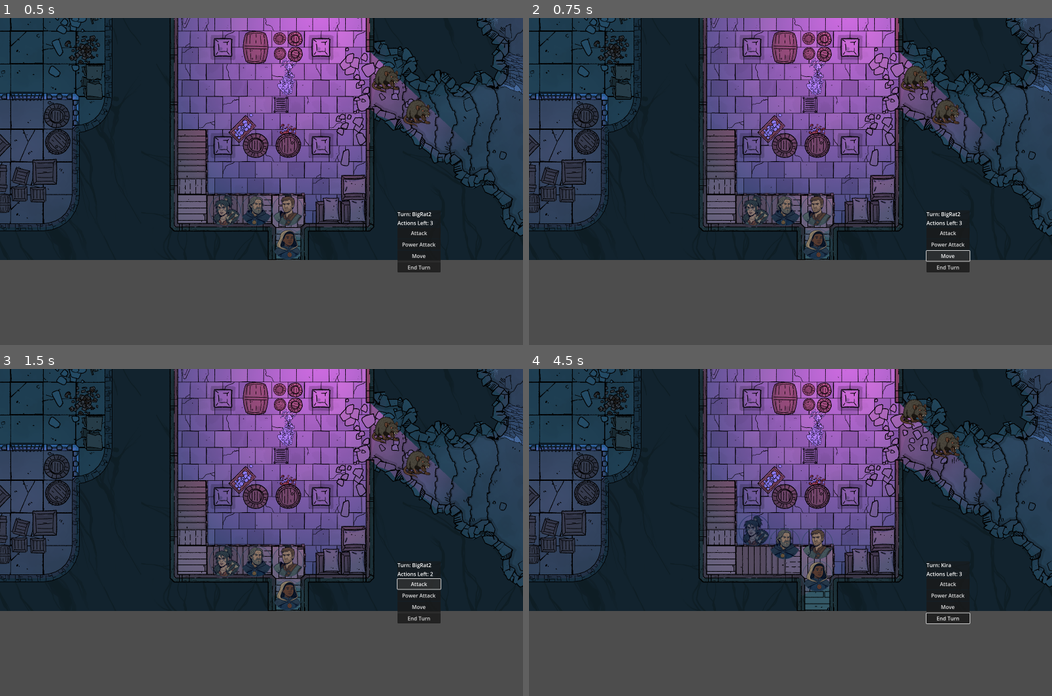
Above: before the commit, frames 1-4 (two rows, left to right).
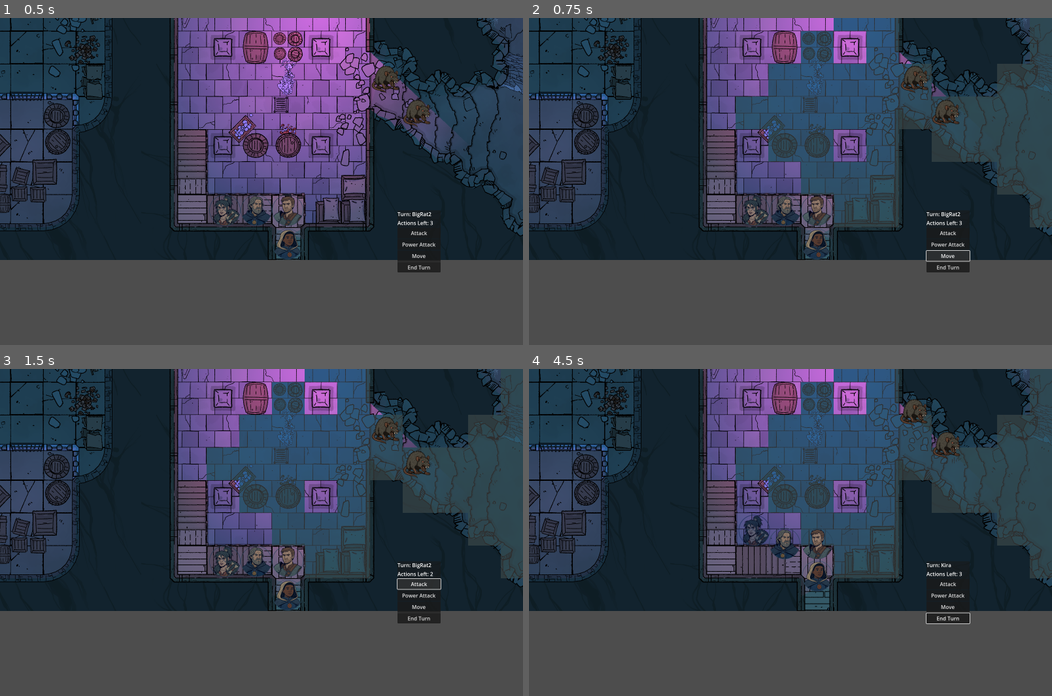
Above: after the commit, the same moments.

Repository: hitkon/Pf2e
Game: Godot game, scene res://scenes/map.tscn
The game is run twice, just before and just after one commit, with the same random seed, the same clock (stepped at 60 frames per second) and the same inputs.
Inputs (mouse positions are in pixels of both pictures, inside the frame that each line leads up to):
- Up to frame 1 (0.5 s): no input
- Up to frame 2 (0.75 s): click "Move" at 0.5 s
- Up to frame 3 (1.5 s): click "Attack" at 1.25 s
- Up to frame 4 (4.5 s): click "Power Attack" at 2 s; click "End Turn" at 2.75 s; tap Enter at 3.5 s; move the mouse to (753, 561) at 3.52 s; press the mouse at (753, 561) at 3.53 s; hold W (up) 3.53-4.28 s; move the mouse to (816, 548) at 4.27 s; release the mouse at (816, 548) at 4.28 s; hold S (down) from 4.28 s (still down); click (816, 548) at 4.35 s

Frame 1 is identical in both runs. In frame 2, 14% of the frame differs, in the area x 39-100%, y 0-64%; in frame 3, 14%; in frame 4, 14%.

Commit message:
Add possible for move highlighting

Diff:
--- a/tgk_pathfinder2e/scenes/map.tscn
+++ b/tgk_pathfinder2e/scenes/map.tscn
@@ -1554,16 +1554,12 @@
 [node name="Main" type="Node2D"]
 script = ExtResource("1_0cso3")
 
-[node name="TileMap" type="TileMapLayer" parent="."]
+[node name="TileMapLayer" type="TileMapLayer" parent="."]
 use_parent_material = true
 tile_map_data = PackedByteArray("AAAAAAAAAAAAAAAAAAAAAAEAAAAAAAEAAAAAAAIAAAAAAAIAAAAAAAMAAAAAAAMAAAAAAAQAAAAAAAQAAAAAAA …(11440 unchanged characters)…
 tile_set = SubResource("TileSet_p5pve")
 script = ExtResource("2_0cso3")
 
-[node name="TileMapO" type="TileMap" parent="."]
-tile_set = SubResource("TileSet_p5pve")
-format = 2
-
 [node name="PlayerCharacters" type="Node2D" parent="."]
 position = Vector2(-760, 1880)
 
@@ -1619,7 +1615,6 @@
 [node name="CharacterData" parent="EnemyCharacters/Big Rat1" index="1"]
 characterName = "BigRat1"
 level = -1
-speed = 6
 
 [node name="Big Rat2" parent="EnemyCharacters" instance=ExtResource("5_2lpho")]
 position = Vector2(1648, 2552)
@@ -1629,6 +1624,7 @@
 
 [node name="CharacterData" parent="EnemyCharacters/Big Rat2" index="1"]
 characterName = "BigRat2"
+speed = 6
 
 [node name="TurnHUD" parent="." instance=ExtResource("10_blm8a")]
 offset_left = 1584.0
--- a/tgk_pathfinder2e/scripts/Character/character_node.gd
+++ b/tgk_pathfinder2e/scripts/Character/character_node.gd
@@ -1,6 +1,7 @@
 extends Node2D
 
-@onready var tile_map: TileMapLayer = $"../../TileMap"
+#@onready var tile_map: TileMap = $"../../TileMap"
+@onready var tile_map: TileMapLayer = $"../../TileMapLayer"
 @onready var sprite_2d: Sprite2D = $Sprite2D
 @onready var main: Node2D = $"../.."
 
@@ -14,16 +15,21 @@
 	if ActionTrackerInstance.use_action(1):
 		print("Attack result:", result)
 
-func highlight_tiles(tiles: Array, color: Color = Color(0, 0.6, 1, 0.5)):
-	print(tiles)
-	for cell in tiles:
-		tile_map.modulated_cells[cell] = color
-
-	tile_map.queue_redraw()  # IMPORTANT to trigger visual update
 
 func clear_highlights():
 	tile_map.modulated_cells.clear()
-	tile_map.queue_redraw()
+	tile_map.notify_runtime_tile_data_update()
+
+func show_reachable_tiles():
+	var origin = tile_map.local_to_map(global_position)
+	var reachable = get_reachable_tiles(origin, data.speed)
+
+	clear_highlights()
+	for cell in reachable:
+		tile_map.modulated_cells[cell] = Color(0.0, 1.0, 1.0, 0.4)
+
+	tile_map.notify_runtime_tile_data_update()
+
 
 func get_reachable_tiles(origin: Vector2i, max_range: int) -> Array:
 	var visited = {}
@@ -43,6 +49,7 @@
 
 func is_tile_walkable(tile_pos: Vector2i) -> bool:
 	var tile_data = tile_map.get_cell_tile_data(tile_pos)
+
 	return tile_data != null and tile_data.get_custom_data("walkable")
 
 func start_turn():
--- /dev/null
+++ b/tgk_pathfinder2e/scripts/TileMap.gd
@@ -0,0 +1,24 @@
+extends TileMap
+
+# Dictionary that holds modulated colors per cell
+var modulated_cells := {}
+
+# Called automatically by Godot to determine if a tile needs runtime update
+func _use_tile_data_runtime_update(layer: int, coords: Vector2i) -> bool:
+	return modulated_cells.has(coords)
+
+# Called to actually apply the modulate override
+func _tile_data_runtime_update(layer: int, coords: Vector2i, tile_data: TileData) -> void:
+
+	tile_data.modulate = modulated_cells.get(coords, Color(1, 1, 1, 1))
+
+# Optional utility: highlight a set of cells with a given color
+func highlight_tiles(cells: Array, color: Color = Color(0.2, 0.8, 1.0, 0.5)):
+	for cell in cells:
+		modulated_cells[cell] = color
+	queue_redraw()
+
+# Optional utility: clear all modulations
+func clear_highlights():
+	modulated_cells.clear()
+	queue_redraw()
--- a/tgk_pathfinder2e/scripts/TurnHUD.gd
+++ b/tgk_pathfinder2e/scripts/TurnHUD.gd
@@ -29,15 +29,20 @@
 		current_character.make_attack(target_ac)
 		update_ui(current_character)
 
+#func _on_move_pressed():
+	#print(tile_map.local_to_map(current_character.global_position))
+	#if current_character:
+		#var origin = tile_map.local_to_map(current_character.global_position)
+		#print(origin==null)
+		#var reachable = current_character.get_reachable_tiles(origin, current_character.data.speed)
+		#current_character.highlight_tiles(reachable, Color(0, 0.6, 1, 0.6))
+	##print("Move button pressed")
+	##pass
+
 func _on_move_pressed():
-	print(tile_map)
 	if current_character:
-		var origin = tile_map.local_to_map(current_character.global_position)
-		print(origin==null)
-		var reachable = current_character.get_reachable_tiles(origin, current_character.data.speed)
-		current_character.highlight_tiles(reachable, Color(0, 0.6, 1, 0.6))
-	#print("Move button pressed")
-	#pass
+		current_character.clear_highlights()
+		current_character.show_reachable_tiles()
 
 func _on_power_attack_pressed():
 	if current_character:
--- a/tgk_pathfinder2e/scripts/main.gd
+++ b/tgk_pathfinder2e/scripts/main.gd
@@ -1,5 +1,5 @@
 extends Node2D
-@onready var tile_map: TileMapLayer = $TileMap
+@onready var tile_map: TileMapLayer = $TileMapLayer
 #@onready var combatManager: CombatManagerInstance
 
 var playerCharacters: Array
--- a/tgk_pathfinder2e/scripts/tile_map.gd
+++ b/tgk_pathfinder2e/scripts/tile_map.gd
@@ -3,24 +3,24 @@
 
 # Called when the node enters the scene tree for the first time.
 func _ready() -> void:
+	#print(TileMapLayer.has_method("queue_redraw"))
 	pass # Replace with function body.
 
 
 # Called every frame. 'delta' is the elapsed time since the previous frame.
 func _process(delta: float) -> void:
+
 	pass
 
 # Dictionary to store tile positions and their corresponding modulation colors
-var modulated_cells := {
-	Vector2i(10, 10): Color(1, 0, 0, 0.5),  # Semi-transparent red
-	Vector2i(15, 15): Color(0, 1, 0, 0.5),  # Semi-transparent green
-	Vector2i(20, 20): Color(0, 0, 1, 0.5)   # Semi-transparent blue
-}
-
+var modulated_cells := {}
+#
 func _use_tile_data_runtime_update(coords: Vector2i) -> bool:
 	# Determine if the tile at 'coords' should have its data updated
+	#print("hi2")
 	return modulated_cells.has(coords)
 
 func _tile_data_runtime_update(coords: Vector2i, tile_data: TileData) -> void:
 	# Apply the modulation color to the specified tile
+	#print("hi")
 	tile_data.modulate = modulated_cells.get(coords, Color(1, 1, 1, 1))
Not shown, added: tgk_pathfinder2e/scripts/TileMap.gd.uid
Not shown, added: tgk_pathfinder2e.zip
Not shown, added: tgk_pathfinder2e/scenes/map.tscn1392849151.tmp
Not shown, added: tgk_pathfinder2e/scenes/map.tscn2915027795.tmp
Not shown, added: tgk_pathfinder2e/scenes/map.tscn4359191348.tmp
Not shown, added: tgk_pathfinder2e/scenes/map.tscn4375311700.tmp
Not shown, added: tgk_pathfinder2e/scenes/map.tscn59983857.tmp
